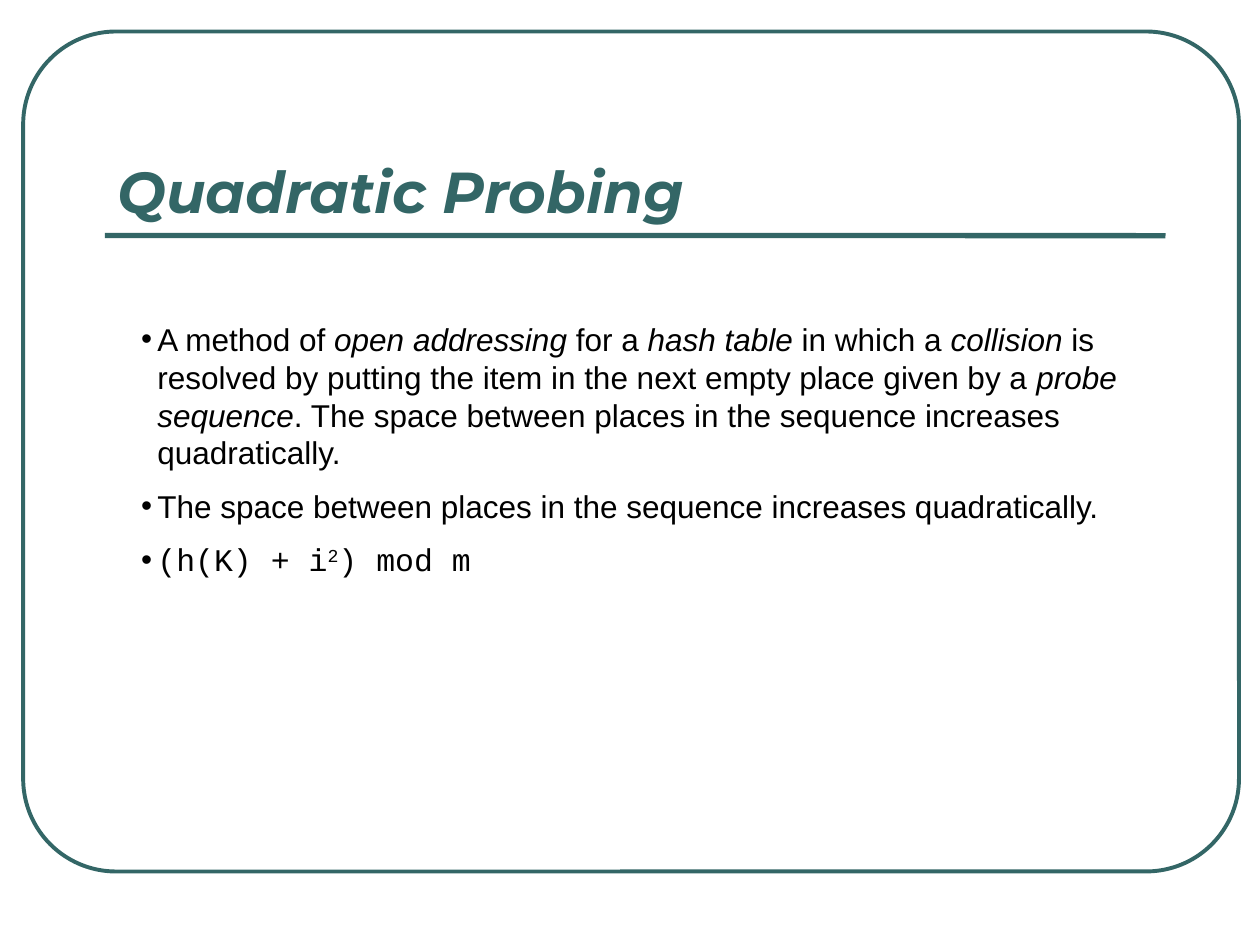
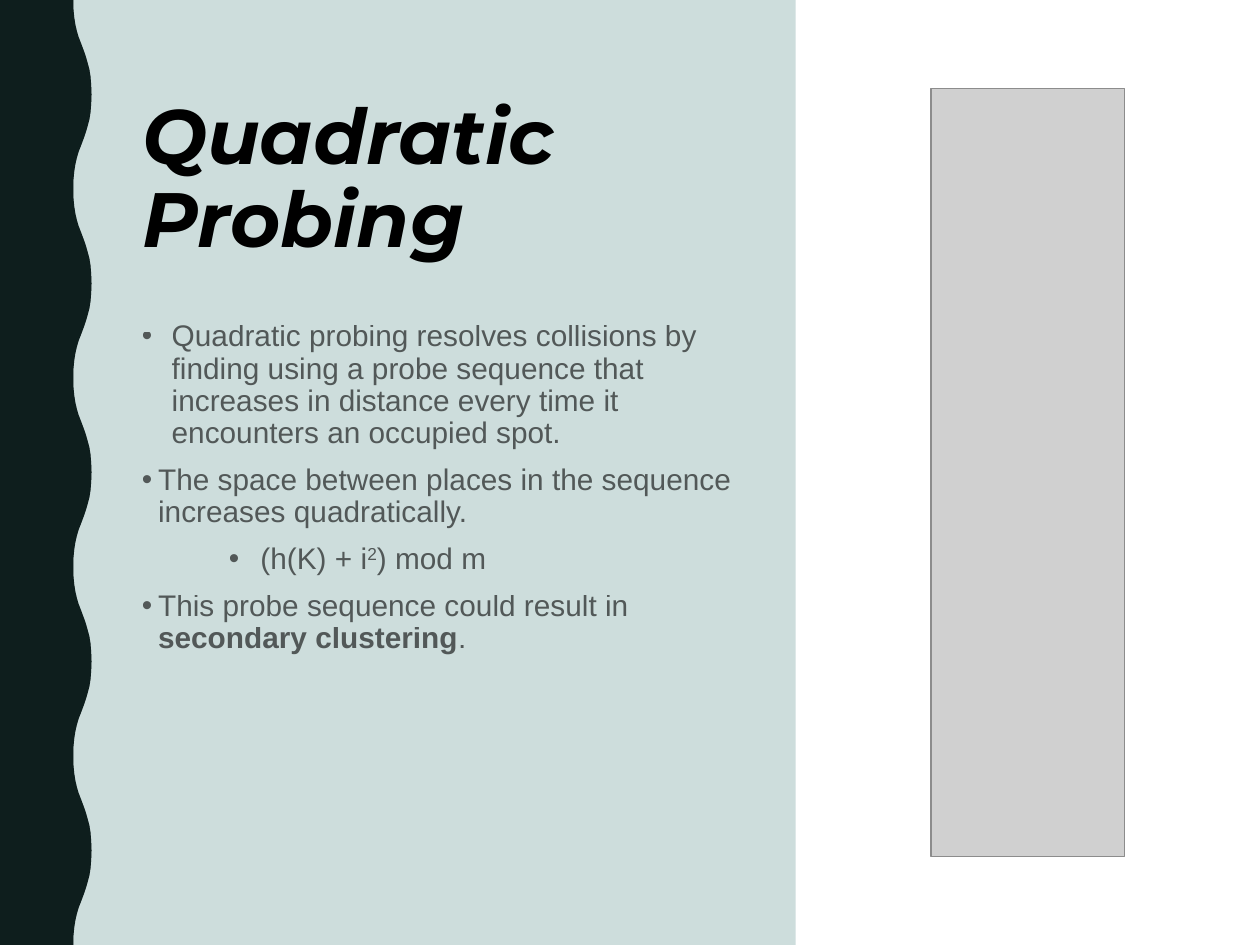
Before and after one commit to rugbyprof/3013-Algorithms, a slide deck: slide 34 of Lectures/07-Hashing/Hashing_Feb_16_2021.pptx. Drawn at 1260x945 pixels with LibreOffice and Linux fonts; fonts in the diff are those of the drawing; grey boxes stand for pictures. Boxes give left, top, right and bottom in pixels: in the first picture for what was removed or moved away, otherwise in the second. Text is boxed around its words. In the diff, an @@ line names an element or a change of style, - is before the commit and + after.

Commit message:
hash ppt

```diff
--- a/Lectures/07-Hashing/Hashing_Feb_16_2021.pptx
+++ b/Lectures/07-Hashing/Hashing_Feb_16_2021.pptx
@@ rectangle added at [0,0,796,945], fill #FFFFFF @@
@@ rectangle added at [0,0,796,945], fill #3A7877 at 25% opacity @@
@@ freeform shape added at [0,0,92,945], fill #000000 @@
@@ freeform shape added at [0,0,92,945], fill #3A7877 at 25% opacity @@
@@ rounded rectangle removed at [23,32,1239,872] @@
@@ picture added at [931,88,1125,856] @@
@@ text "Quadratic Probing": place and size @@
-text "Quadratic Probing" at [117,167,684,225]
+text "Quadratic Probing" at [142,103,554,263]
@@ text "Quadratic Probing" at [142,103,554,263]: size 33 to 44 pt, text colour #336666 to #000000; line spacing 1 to 0.9; more space between paragraphs; vertical alignment bottom to top @@
@@ line removed from (105, 236) to (1166, 236) @@
@@ text at [172,325,696,448]: text changed; size 18 to 17 pt; text colour #000000 to #000000 at 60% opacity @@
-• A method of open addressing for a hash table in which a collision is resolved by putting the item in the next empty place given by a probe sequence. The space between places in the sequence increases quadratically.
+• Quadratic probing resolves collisions by finding using a probe sequence that increases in distance every time it encounters an occupied spot.
@@ text at [158,468,731,575]: size 18 to 17 pt, text colour #000000 to #000000 at 60% opacity in "The space between places in the sequence ...", "(h(K) + i2) mod m"; font Courier New to Arial in "(h(K) + i2) mod m"; indent changed; line spacing 1 to 0.9; list level 1 to 2 in "(h(K) + i2) mod m" @@
@@ text at [158,595,628,654]: paragraph added @@
+• This probe sequence could result in secondary clustering.
```
Also in this commit, not shown: 23 other slides changed, 6 slides added, 5 slides removed, 5 other files.
